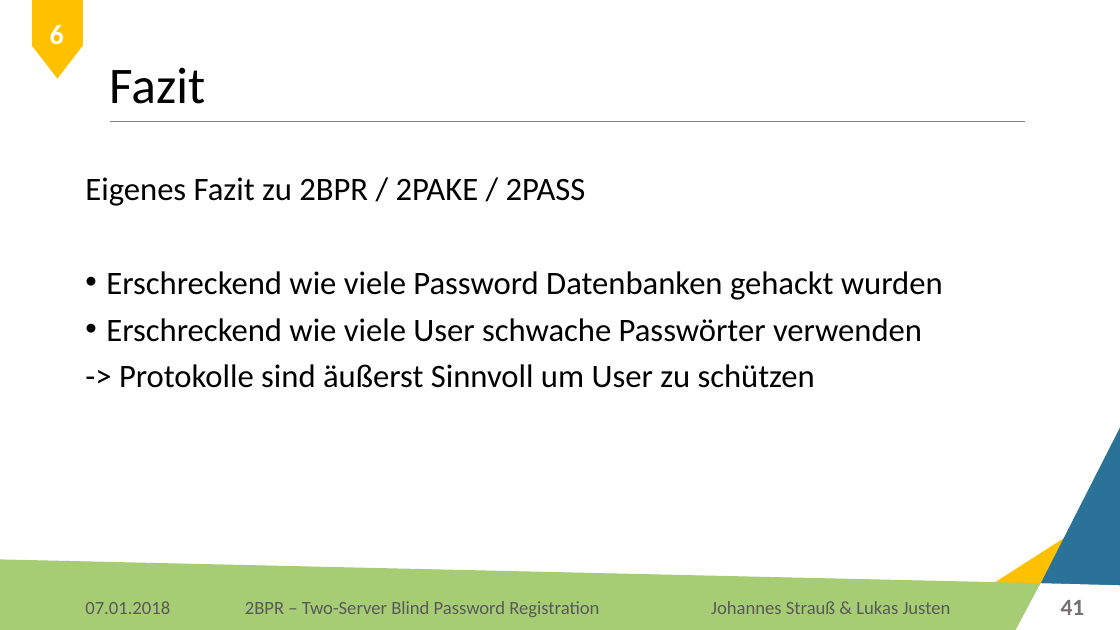
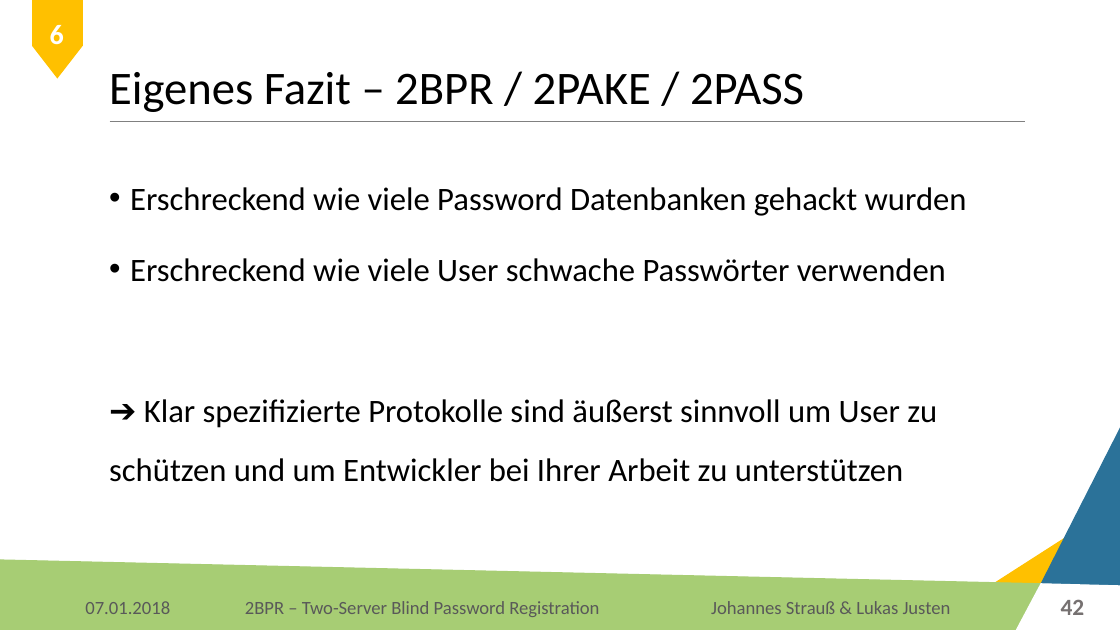
Before and after one commit to Lukas-Justen/IT-Security-2BPR, a slide deck: slide 42 of 2BPR.pptx (slide 41 before the commit). Drawn at 1120x630 pixels with LibreOffice and Linux fonts; fonts in the diff are those of the drawing; background and template pictures are left out. Boxes give left, top, right and bottom in pixels: in the first picture for what was removed or moved away, otherwise in the second. Text is boxed around its words. In the diff, an @@ line names an element or a change of style, - is before the commit and + after.

Commit message:
Aktualisierung zu Fazit, Client Preparation und Share Verifikation

```diff
--- a/2BPR.pptx
+++ b/2BPR.pptx
@@ title at (109, 72, 804, 112): text changed; size 44 to 40 pt @@
-Fazit
+Eigenes Fazit – 2BPR / 2PAKE / 2PASS
@@ text at (85, 177, 586, 206): paragraph removed @@
-Eigenes Fazit zu 2BPR / 2PAKE / 2PASS
@@ text "Erschreckend wie viele Password Datenbanken ...": place and size @@
-text "Erschreckend wie viele Password Datenbanken ..." at (85, 177, 943, 388)
+text "Erschreckend wie viele Password Datenbanken ..." at (109, 187, 967, 482)
@@ text at (130, 187, 967, 282): line spacing 0.9 to 1.5 @@
@@ text at (109, 399, 937, 482): text changed @@
--> Protokolle sind äußerst Sinnvoll um User zu schützen
+➔ Klar spezifizierte Protokolle sind äußerst sinnvoll um User zu schützen und um Entwickler bei Ihrer Arbeit zu unterstützen
@@ page number at (1061, 599, 1085, 615): text changed @@
-41
+42
```
Also in this commit, not shown: 10 other slides changed, 3 slides added, 1 slide removed, 1 other file.
